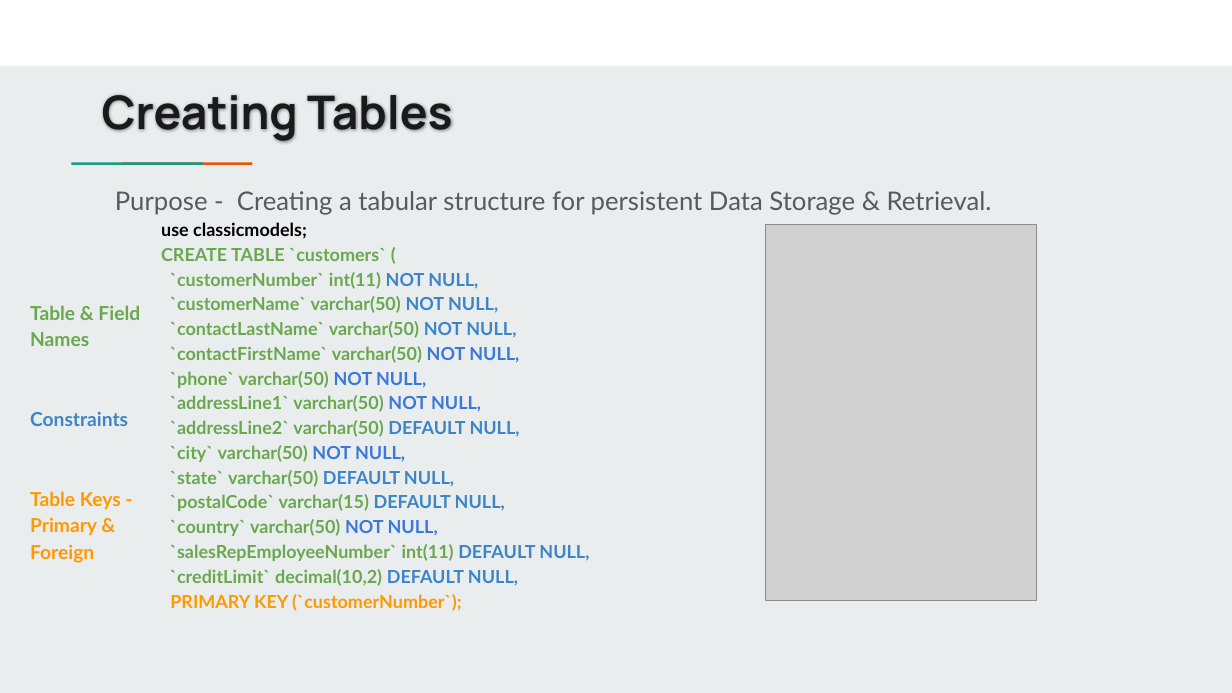
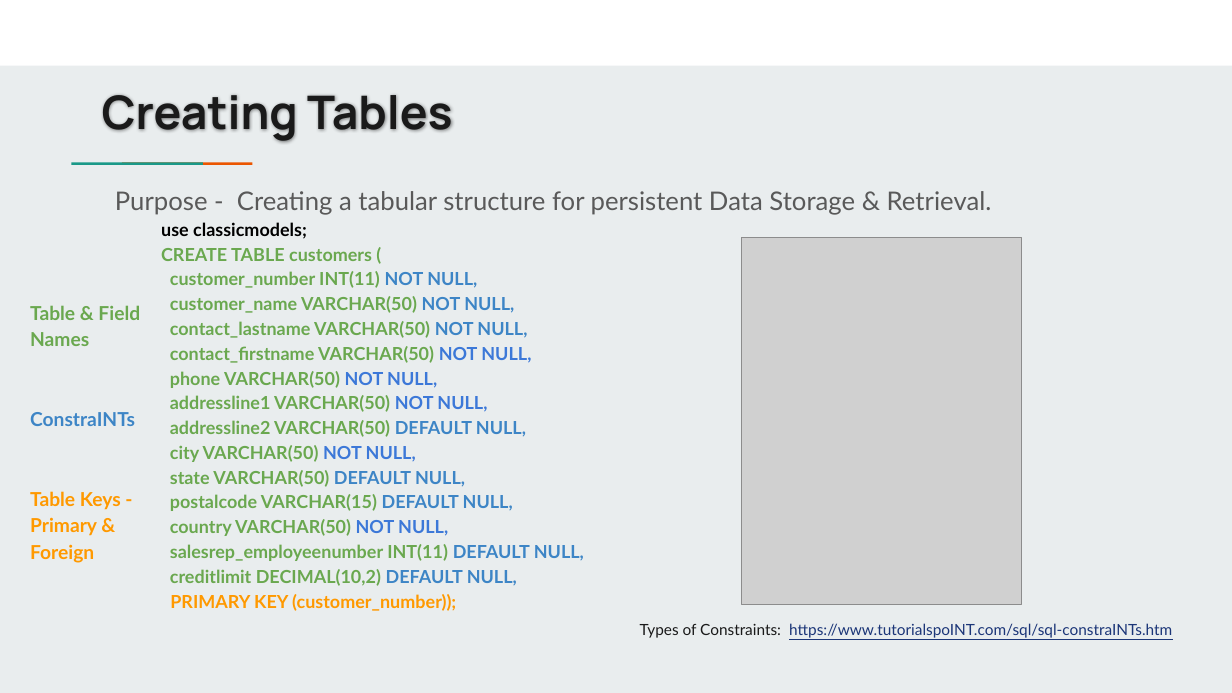
Before and after one commit to jbergmann56/OSDA-DataManipulationAndManagement, a slide deck: slide 6 of Lectures/(3) Extracting & Storing Data.pptx. Drawn at 1232x693 pixels with LibreOffice and Linux fonts; fonts in the diff are those of the drawing; grey boxes stand for pictures. Boxes give left, top, right and bottom in pixels: in the first picture for what was removed or moved away, otherwise in the second. Text is boxed around its words. In the diff, an @@ line names an element or a change of style, - is before the commit and + after.

```diff
--- a/Lectures/(3) Extracting & Storing Data.pptx
+++ b/Lectures/(3) Extracting & Storing Data.pptx
@@ picture: place and size @@
-picture at (766,225,1037,600)
+picture at (742,238,1022,604)
@@ text at (161,248,584,611): text changed @@
-CREATE TABLE `customers` (
-`customerNumber` int(11) NOT NULL,
-`customerName` varchar(50) NOT NULL,
-`contactLastName` varchar(50) NOT NULL,
-`contactFirstName` varchar(50) NOT NULL,
-`phone` varchar(50) NOT NULL,
-`addressLine1` varchar(50) NOT NULL,
-`addressLine2` varchar(50) DEFAULT NULL,
-`city` varchar(50) NOT NULL,
-`state` varchar(50) DEFAULT NULL,
-`postalCode` varchar(15) DEFAULT NULL,
-`country` varchar(50) NOT NULL,
-`salesRepEmployeeNumber` int(11) DEFAULT NULL,
-`creditLimit` decimal(10,2) DEFAULT NULL,
-PRIMARY KEY (`customerNumber`);
+CREATE TABLE customers (
+customer_number INT(11) NOT NULL,
+customer_name VARCHAR(50) NOT NULL,
+contact_lastname VARCHAR(50) NOT NULL,
+contact_firstname VARCHAR(50) NOT NULL,
+phone VARCHAR(50) NOT NULL,
+addressline1 VARCHAR(50) NOT NULL,
+addressline2 VARCHAR(50) DEFAULT NULL,
+city VARCHAR(50) NOT NULL,
+state VARCHAR(50) DEFAULT NULL,
+postalcode VARCHAR(15) DEFAULT NULL,
+country VARCHAR(50) NOT NULL,
+salesrep_employeenumber INT(11) DEFAULT NULL,
+creditlimit DECIMAL(10,2) DEFAULT NULL,
+PRIMARY KEY (customer_number));
@@ text at (30,412,135,426): text changed @@
-Constraints
+ConstraINTs
@@ text added at (640,623,1172,638), 12 pt, text #1C3678, underline @@
+Types of Constraints: https://www.tutorialspoINT.com/sql/sql-constraINTs.htm
```
Also in this commit, not shown: 7 other slides changed, 1 slide removed, 11 other files.
